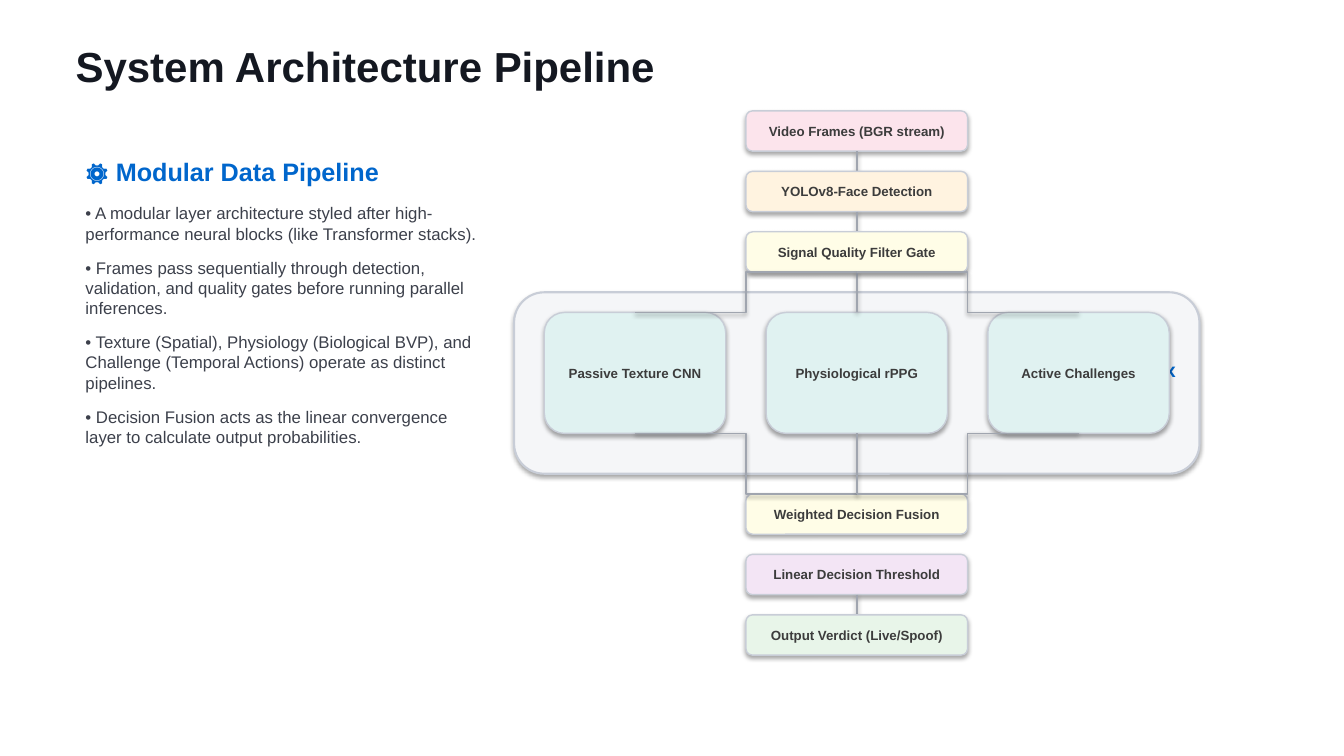
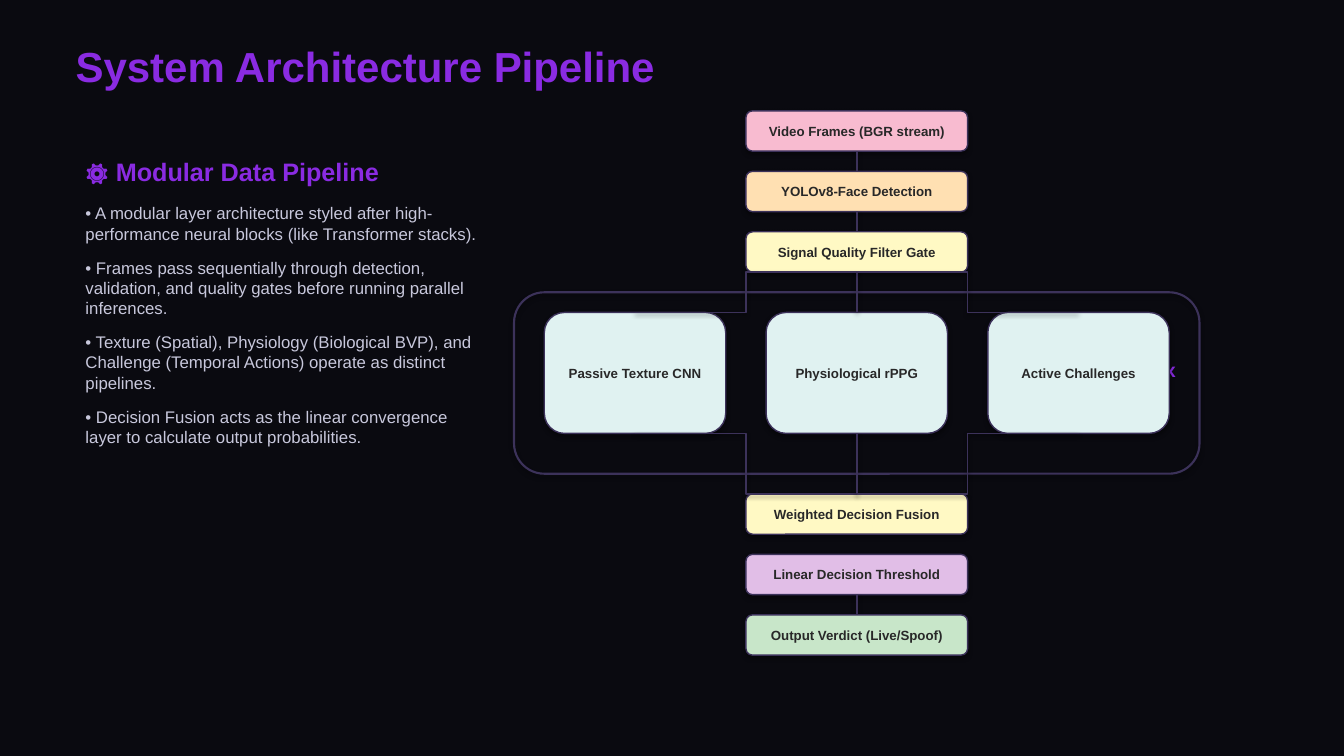
Before and after one commit to sthavirpunwatkar/SHIELD-Secure-Human-Identity-Liveness-Evaluation-Detection, a slide deck: slide 3 of reports/cdac_project_review.pptx. Drawn at 1344x756 pixels with LibreOffice and Linux fonts; fonts in the diff are those of the drawing. Boxes give left, top, right and bottom in pixels: in the first picture for what was removed or moved away, otherwise in the second. Text is boxed around its words. In the diff, an @@ line names an element or a change of style, - is before the commit and + after.

Commit message:
Revert "docs: Change presentation theme to minimal office white, adding bounded pictures on the right side"
This reverts commit 8804d2d124e5f92f57e4803d180f0205777603bb.

```diff
--- a/reports/cdac_project_review.pptx
+++ b/reports/cdac_project_review.pptx
@@ background #FFFFFF to #0A0A10 @@
@@ text "System Architecture Pipeline" at (76,51,655,90): text colour #141821 to #8A2BE2 @@
@@ rounded rectangle "Video Frames (BGR stream)" at (746,111,968,151): text colour #3C3C3C to #282828; fill #FCE4EC to #F8BBD0; outline #C8CDD7 1 pt to #3C325A 1 pt @@
@@ text "⚙️ Modular Data Pipeline" at (85,162,476,447): text colour #0066CC to #8A2BE2 in "⚙️ Modular Data Pipeline"; text colour #3C404B to #C8C8DC @@
@@ rounded rectangle "YOLOv8-Face Detection" at (746,171,968,212): text colour #3C3C3C to #282828; fill #FFF3E0 to #FFE0B2; outline #C8CDD7 1 pt to #3C325A 1 pt @@
@@ line (857, 151) - (857, 171): stroke #A0A5AF 1.2 pt to #3C325A 1.2 pt @@
@@ rounded rectangle "Signal Quality Filter Gate" at (746,232,968,272): text colour #3C3C3C to #282828; fill #FFFDE7 to #FFF9C4; outline #C8CDD7 1 pt to #3C325A 1 pt @@
@@ line (857, 212) - (857, 232): stroke #A0A5AF 1.2 pt to #3C325A 1.2 pt @@
@@ rounded rectangle at (514,292,1200,474): fill #F5F6F8 to none; outline #C8CDD7 1.5 pt to #3C325A 1.5 pt @@
@@ elbow line (857, 272) - (635, 313): stroke #A0A5AF 1.2 pt to #3C325A 1.2 pt @@
@@ line (857, 272) - (857, 313): stroke #A0A5AF 1.2 pt to #3C325A 1.2 pt @@
@@ elbow line (857, 272) - (1079, 313): stroke #A0A5AF 1.2 pt to #3C325A 1.2 pt @@
@@ text colour #3C3C3C to #282828; outline #C8CDD7 1 pt to #3C325A 1 pt in 3 elements at (544,313,726,434), (766,313,948,434), (988,313,1170,434) @@
@@ text "3x" at (1154,362,1176,382): text colour #0066CC to #8A2BE2 @@
@@ elbow line (635, 434) - (857, 494): stroke #A0A5AF 1.2 pt to #3C325A 1.2 pt @@
@@ line (857, 434) - (857, 494): stroke #A0A5AF 1.2 pt to #3C325A 1.2 pt @@
@@ elbow line (1079, 434) - (857, 494): stroke #A0A5AF 1.2 pt to #3C325A 1.2 pt @@
@@ rounded rectangle "Weighted Decision Fusion" at (746,494,968,534): text colour #3C3C3C to #282828; fill #FFFDE7 to #FFF9C4; outline #C8CDD7 1 pt to #3C325A 1 pt @@
@@ rounded rectangle "Linear Decision Threshold" at (746,555,968,595): text colour #3C3C3C to #282828; fill #F3E5F5 to #E1BEE7; outline #C8CDD7 1 pt to #3C325A 1 pt @@
@@ line (857, 595) - (857, 615): stroke #A0A5AF 1.2 pt to #3C325A 1.2 pt @@
@@ rounded rectangle "Output Verdict (Live/Spoof)" at (746,615,968,655): text colour #3C3C3C to #282828; fill #E8F5E9 to #C8E6C9; outline #C8CDD7 1 pt to #3C325A 1 pt @@
```
Also in this commit, not shown: 6 other slides changed, 4 other files.
